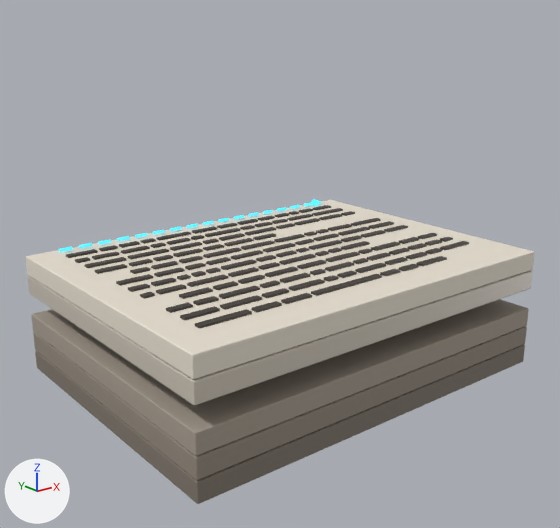
The glTF model docs/3d/escenas/estratos.glb as it was, and as the next commit left it.
One viewpoint serves both versions: a 50 mm lens placed at (-4.58, -5.69, 2.17), pointed at (-0.13, -0.12, -0.06). Every picture has the same lights, and +X, +Y and +Z are marked at lower left. The first picture is the older version. Both versions are drawn at frame 148 of the action 'losa2'; the numbers are the values there.

In view in the first picture: 'indicadores_tinta', 'losa0', 'losa1', 'losa3', 'losa4', 'losa5', 'renglon_palindromo', 'renglones' and 1 more.
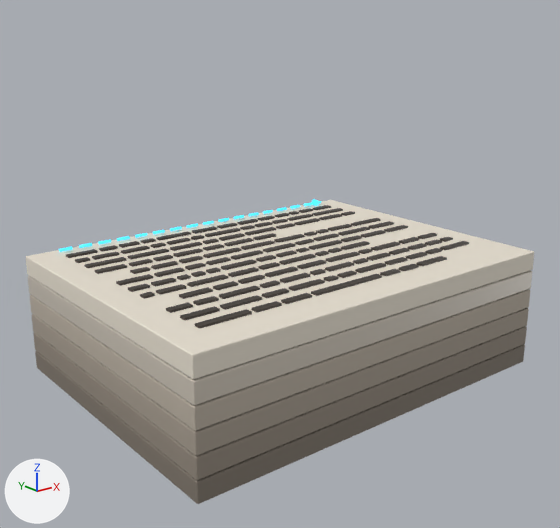
The edits, one by one:
Object 'losa2' (ob_losa2) is rescaled from (0.0001, 0.0001, 0.0001) to (1.0, 1.0, 1.0).

Boxes (x1, y1, x2, y2) around the edits, measured in the pictures (560 x 528 px):
'losa2', rescaled (not visible before)
    after: (30, 289, 530, 431)
